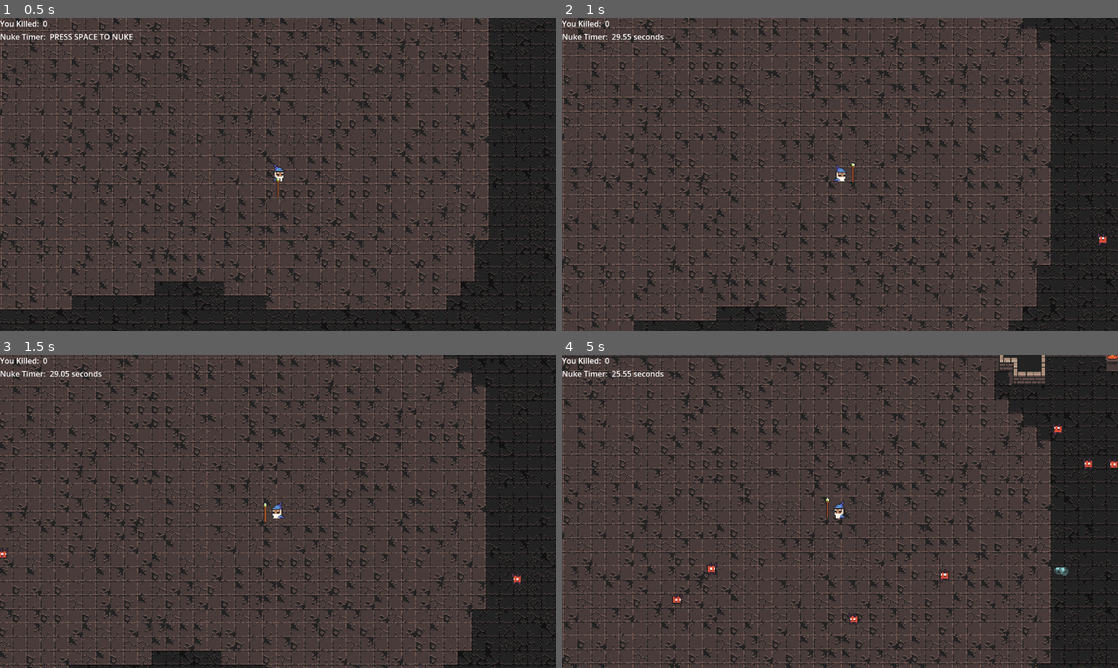
Above: before the commit, frames 1-4 (two rows, left to right).
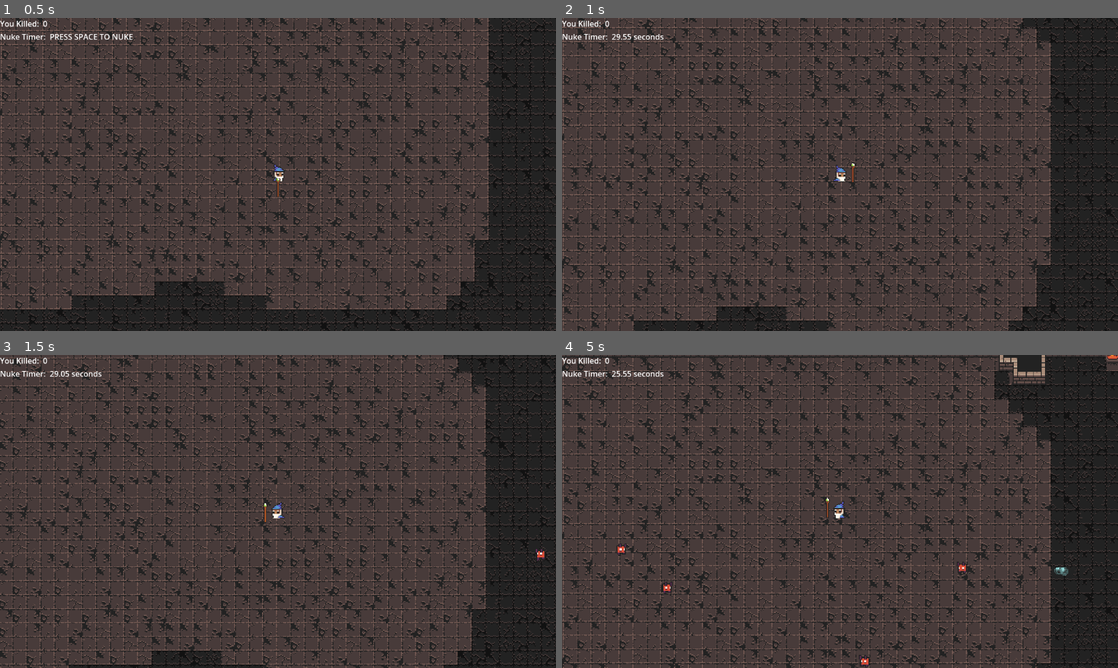
Above: after the commit, the same moments.

Repository: GianiStatie/GGJ-2025
Game: Godot game, scene res://main.tscn
Two runs of this game, one before a commit and one after it. Both use one fixed random seed, a clock stepped at 60 frames per second and the inputs below. The engine's default icon, where the game draws it, is replaced by a stand-in: a white triangle on a blue panel in a dark square.
Inputs (mouse positions are in pixels of both pictures, inside the frame that each line leads up to):
- Up to frame 1 (0.5 s): no input
- Up to frame 2 (1 s): tap Space at 0.5 s; move the mouse to (962, 158) at 0.52 s; hold W (up) from 0.53 s (still down); tap A (a) at 0.6 s; tap Enter (ui_accept) at 0.77 s; tap D (d) at 0.8 s
- Up to frame 3 (1.5 s): move the mouse to (166, 527) at 1.27 s; release W (up) at 1.28 s; hold S (down) from 1.28 s (still down); tap D (d) at 1.35 s
- Up to frame 4 (5 s): tap Enter (ui_accept) at 1.52, 3.02, 3.77, 4.52 s; tap A (a) at 1.55, 2.1, 3.05, 4.55 s; move the mouse to (895, 442) at 2.02 s; release S (down) at 2.03 s; hold W (up) 2.03-3.53 s; tap D (d) at 2.3, 2.85, 3.8 s; move the mouse to (812, 574) at 2.77 s; move the mouse to (1006, 558) at 3.52 s; hold Alt (left) from 3.53 s (still down); click (1006, 558) at 3.6 s; move the mouse to (673, 464) at 4.27 s; tap Shift (shift) at 4.35 s

Frame 1 is identical in both runs. In frame 2, less than 0.1% of the frame differs, in the area x 96-99%, y 68-73%; in frame 3, 0.1%; in frame 4, 0.5%, in the area x 9-100%, y 22-100%.

Commit message:
Fixed leveling

Diff:
--- a/enemies/spawner.gd
+++ b/enemies/spawner.gd
@@ -5,7 +5,7 @@
 var startTime = Time.get_ticks_msec()
 var difficultyJumpSeconds = 20
 var difficultySpikeSeconds = 60
-
+var enemySpawnTimerSeconds = 60
 
 func _input(event: InputEvent) -> void:
 	if event.is_action_pressed("ui_accept") and GameState.can_nuke:
@@ -69,6 +69,10 @@
 	enemy.max_health = enemy.max_health * difficultyMultiplier
 	enemy.damage = enemy.damage * difficultyMultiplier
 
+	var enemySpawnPenalty = floor(elapsedSeconds / enemySpawnTimerSeconds) * 0.3
+	var newSpawnTime = max($EnemyTimer.wait_time - enemySpawnPenalty, 0.6)
+	$EnemyTimer.wait_time = newSpawnTime
+
 func _get_enemy_spawn_position() -> Vector2:
 	var screenRect = get_viewport().size
 	var side = randi_range(0, 3)
--- a/enemies/spawner.tscn
+++ b/enemies/spawner.tscn
@@ -9,7 +9,7 @@
 wait_time = 30.0
 
 [node name="EnemyTimer" type="Timer" parent="."]
-wait_time = 0.7
+wait_time = 1.2
 autostart = true
 
 [node name="EnemyMoveTimer" type="Timer" parent="."]
--- a/player/player.gd
+++ b/player/player.gd
@@ -13,6 +13,7 @@
 var damage_modifier=0
 var attack_spee=0.8
 var bullet_count=1
+
 func _on_health_changed(value):
 	health = max(value, 0)
 	if health <= 0:
@@ -70,48 +71,49 @@
 		health -= body.damage
 		body._on_player_collision()
 
+var level_rewards = [[10, false], [15, false], [20, false], [25, false], [30, false], [35, false], [40, false], [45, false], [50, false], [60, false], [80, false], [90, false], ]
 
 func _process(delta: float) -> void:
 	var kill_tracker=GameState.kill_count
-	match kill_tracker:
-		10:
+
+	if kill_tracker > level_rewards[0][0] && !level_rewards[0][1]:
 			speed+=15
-			GameState.kill_count+=1
-		15:
+			level_rewards[0][1] = true
+	if kill_tracker > level_rewards[1][0] && !level_rewards[1][1]:
 			damage_modifier+=25
 			bullet_count+=1
-			GameState.kill_count+=1
-		20:
+			level_rewards[1][1] = true
+	if kill_tracker > level_rewards[2][0] && !level_rewards[2][1]:
 			speed+=10
-			GameState.kill_count+=1
-		25:
+			level_rewards[2][1] = true
+	if kill_tracker > level_rewards[3][0] && !level_rewards[3][1]:
 			attack_spee-=0.3
-			GameState.kill_count+=1
-		30:
+			level_rewards[3][1] = true
+	if kill_tracker > level_rewards[4][0] && !level_rewards[4][1]:
 			speed+=5
-			GameState.kill_count+=1
-		35:
+			level_rewards[4][1] = true
+	if kill_tracker > level_rewards[5][0] && !level_rewards[5][1]:
 			attack_spee-=0.2
-			GameState.kill_count+=1
-		40:
+			level_rewards[5][1] = true
+	if kill_tracker > level_rewards[6][0] && !level_rewards[6][1]:
 			damage_modifier+=17
-			GameState.kill_count+=1
-		45:
+			level_rewards[6][1] = true
+	if kill_tracker > level_rewards[7][0] && !level_rewards[7][1]:
 			damage_modifier+=15
-			GameState.kill_count+=1
-		50:
+			level_rewards[7][1] = true
+	if kill_tracker > level_rewards[8][0] && !level_rewards[8][1]:
 			speed+=20
-			GameState.kill_count+=1
-		60:
+			level_rewards[8][1] = true
+	if kill_tracker > level_rewards[9][0] && !level_rewards[9][1]:
 			attack_spee-=0.2
-			GameState.kill_count+=1
-		80:
+			level_rewards[9][1] = true
+	if kill_tracker > level_rewards[10][0] && !level_rewards[10][1]:
 			speed+=10
-			GameState.kill_count+=1
-		90:
+			level_rewards[10][1] = true
+	if kill_tracker > level_rewards[11][0] && !level_rewards[11][1]:
 			damage_modifier+=20
 			bullet_count+=1
-			GameState.kill_count+=1
+			level_rewards[11][1] = true
 	pass
 
 func _on_attack_timer_timeout() -> void:
